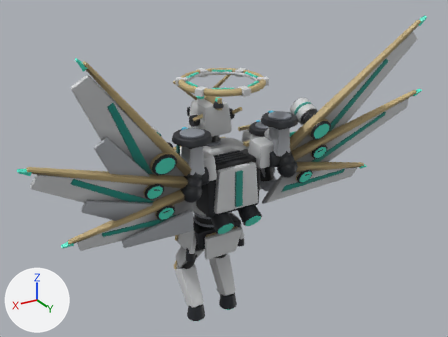
The glTF model assets/vehicles/ex_seraph_9.glb: old version first, new version second.
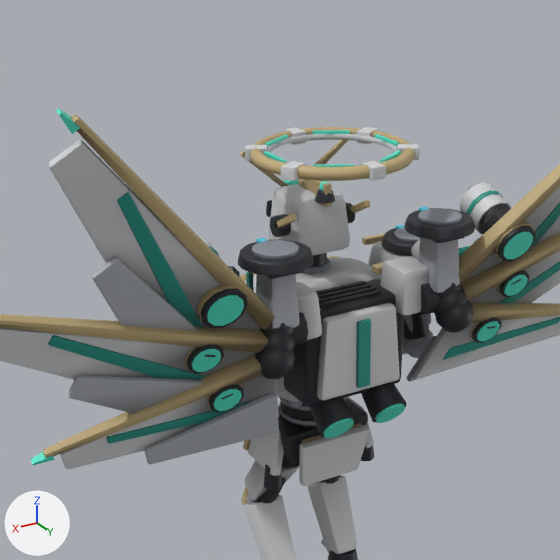
There are two pictures of each version: one whole from a 50 mm camera at (9.11, 15.95, 10.7) aimed at (-0.18, 0.47, 2.96), one close up on the part from 10% to 77% of the width and 0% to 89% of the height. Arrows for +X, +Y and +Z are at lower left; the lights stay in place. The last two pictures show the newer version. Where no turn or scale is listed for an object, it has been applied to the vertices. Vertices at exactly the same position are counted once.
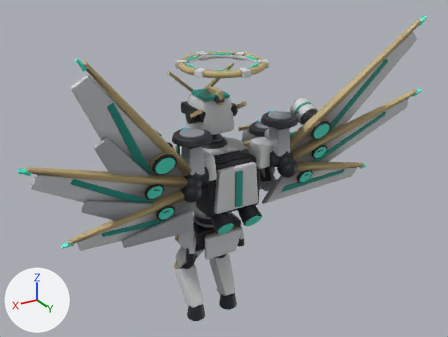
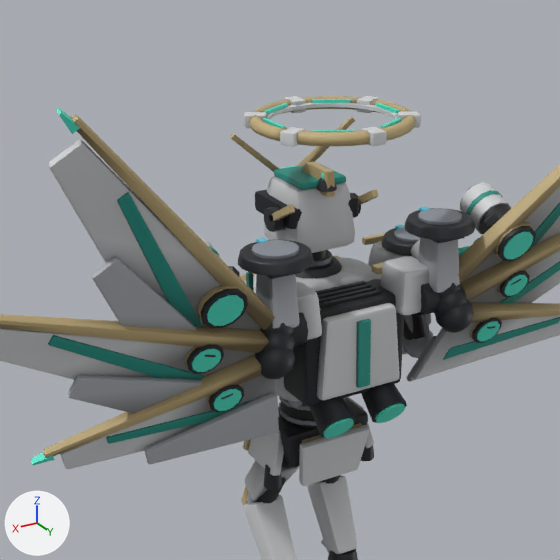
Boxes [x1, y1, x2, y2] around the edits, measured in the close-ups (560 x 560 px; the box of a moved part takes in the faces that stretch with it):
'Mesh_0', reshaped
    before: [238, 140, 475, 560]
    after: [230, 117, 475, 560]
'Mesh_1', moved
    before: [245, 127, 420, 181]
    after: [244, 96, 421, 147]
part 1 of me_mesh_0, moved or reshaped
    before: [315, 189, 335, 203]
    after: [317, 178, 337, 192]
part 2 of me_mesh_0, moved or reshaped
    before: [319, 181, 329, 191]
    after: [321, 173, 324, 179]
part 3 of me_mesh_0, rebuilt (mostly hidden)
    before: [311, 253, 327, 267]
    after: [312, 250, 328, 260]
part 4 of me_mesh_0, rebuilt
    before: [299, 179, 332, 207]
    after: [301, 161, 335, 197]
part 5 of me_mesh_0, rebuilt (16% wider, 11% taller)
    before: [298, 140, 348, 184]
    after: [297, 117, 355, 166]
part 6 of me_mesh_0, rebuilt (13% wider, 8% taller)
    before: [269, 184, 350, 255]
    after: [263, 176, 355, 253]
part 7 of me_mesh_0, rebuilt
    before: [240, 151, 289, 187]
    after: [230, 133, 279, 172]
part 8 of me_mesh_0, added
    after: [264, 207, 286, 232]
part 9 of me_mesh_0, added
    after: [295, 256, 342, 279]
part 10 of me_mesh_0, added
    after: [311, 251, 332, 267]
part 11 of me_mesh_0, added (cyan)
    after: [274, 163, 346, 190]
part 12 of me_mesh_0, added
    after: [269, 204, 295, 221]
part 13 of me_mesh_0, added
    after: [357, 189, 378, 205]
part 14 of me_mesh_0, added
    after: [255, 189, 359, 229]
part 15 of me_mesh_0, deleted
    before: [284, 180, 298, 185]
part 16 of me_mesh_0, reshaped
    before: [255, 200, 459, 503]
    after: [255, 235, 459, 503]
part 17 of me_mesh_0, edited (looks the same)
    both: [240, 208, 462, 560]

What the commit changed:
me_mesh_0 is used by ob_mesh_0; location (-4.83, 2.1, -2.71).
me_mesh_0 had 9228 vertices, 17896 faces and spanned x 2.12..7.55, y -4.37..0.0, z 0.0..8.46.
me_mesh_0 now has 8816 vertices, 17064 faces and spans x 2.12..7.55, y -4.37..0.0, z 0.0..8.75.
me_mesh_0 part 1: the loose piece of 72 vertices spanning x 4.67..5.0, y -1.83..-1.5, z 7.71..7.91 is moved by (0.0, 0.06, 0.2).
me_mesh_0 part 2: the loose piece of 52 vertices spanning x 4.74..4.93, y -1.76..-1.57, z 7.85..8.04 is moved by (0.0, 0.06, 0.2).
me_mesh_0 part 3: the loose piece of 104 vertices spanning x 4.57..5.1, y -2.41..-1.88, z 6.28..6.9 is rebuilt with 72 vertices and now spans x 4.55..5.12, y -2.43..-1.85, z 6.32..7.09.
me_mesh_0 part 4: the loose piece of 56 vertices spanning x 4.77..4.9, y -2.58..-1.53, z 7.65..8.02 is rebuilt with 56 vertices and now spans x 4.76..4.91, y -2.64..-1.46, z 7.83..8.25.
me_mesh_0 part 5: the loose piece of 56 vertices spanning x 3.8..4.8, y -2.86..-2.56, z 7.6..8.46 is rebuilt with 56 vertices and now spans x 3.67..4.8, y -2.96..-2.62, z 7.77..8.75.
me_mesh_0 part 6: the loose piece of 56 vertices spanning x 4.3..5.37, y -2.76..-1.62, z 6.77..7.79 is rebuilt with 56 vertices and now spans x 4.23..5.44, y -2.85..-1.56, z 6.84..7.99.
me_mesh_0 part 7: the loose piece of 56 vertices spanning x 4.87..5.87, y -2.86..-2.56, z 7.6..8.46 is rebuilt with 56 vertices and now spans x 4.87..6.0, y -2.96..-2.62, z 7.77..8.75.
me_mesh_0 part 8: a new loose piece of 104 vertices spanning x 5.36..5.66, y -2.25..-1.85, z 7.22..7.61, in mat_dark.
me_mesh_0 part 9: a new loose piece of 96 vertices spanning x 4.27..5.4, y -2.67..-1.54, z 6.32..6.55, in mat_dark.
me_mesh_0 part 10: a new loose piece of 72 vertices spanning x 4.47..5.2, y -2.51..-1.78, z 6.54..6.64, in mat_chrome.
me_mesh_0 part 11: a new loose piece of 56 vertices spanning x 4.41..5.26, y -2.63..-1.68, z 7.94..8.06, in mat_trim.
me_mesh_0 part 12: a new loose piece of 56 vertices spanning x 5.56..5.66, y -2.06..-1.35, z 7.39..7.84, in mat_trim.
me_mesh_0 part 13: a new loose piece of 56 vertices spanning x 4.01..4.11, y -2.06..-1.35, z 7.39..7.84, in mat_trim.
me_mesh_0 part 14: a new loose piece of 56 vertices spanning x 4.17..5.5, y -2.9..-1.66, z 7.32..7.66, in mat_glass.
me_mesh_0 part 15: the loose piece of 8 vertices spanning x 4.72..4.95, y -2.84..-2.73, z 7.55..7.77 is deleted.
me_mesh_0 part 16: 426 vertices moved from x 2.17..7.42, y -3.07..-0.24, z 1.59..7.07 to x 2.17..7.42, y -3.07..-0.24, z 1.58..7.07; 1358 vertices removed from x 2.34..7.33, y -4.37..-0.24, z 1.58..7.66; 378 vertices added at x 2.35..7.32, y -3.07..-0.23, z 1.57..6.84.
me_mesh_0 part 17: 2565 kept faces spanning x 2.13..7.54, y -4.14..-0.21, z 0.35..7.53 get new vertex colours.
Other edits to the shape of me_mesh_0 do not show in these pictures.
Object 'Mesh_1' (ob_mesh_1) moves from (-4.83, 2.78, 3.14) to (-4.83, 2.78, 3.66).
